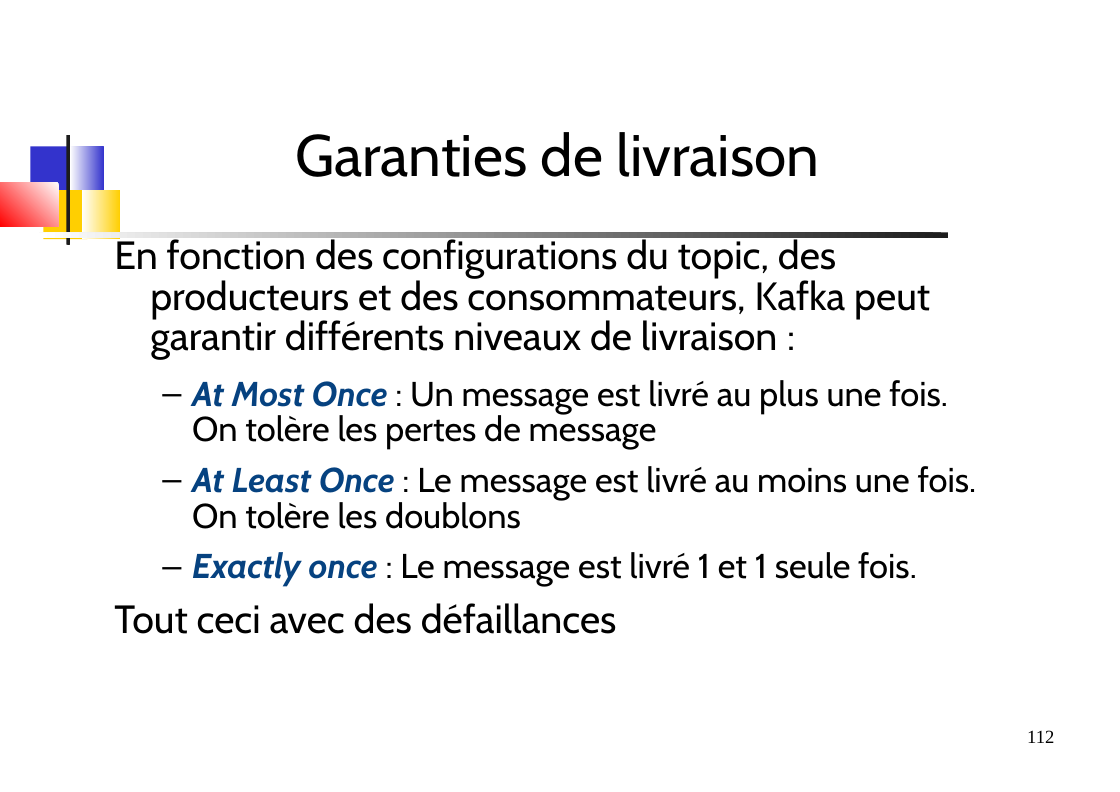
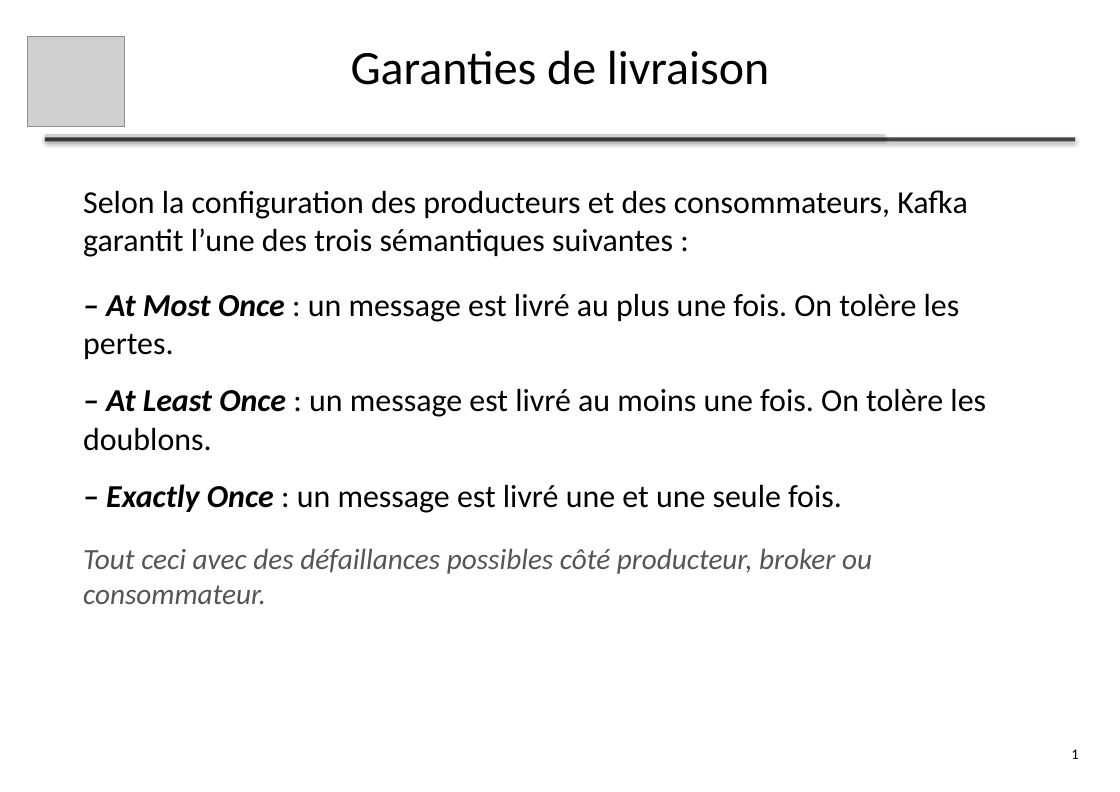
Before and after one commit to dthibau/kafka, a slide deck: slide 113 of KafkaAdmin.odp (slide 112 before the commit). Drawn at 1120x792 pixels with LibreOffice and Linux fonts; fonts in the diff are those of the drawing; grey boxes stand for pictures. Boxes give left, top, right and bottom in pixels: in the first picture for what was removed or moved away, otherwise in the second. Text is boxed around its words. In the diff, an @@ line names an element or a change of style, - is before the commit and + after.

```diff
--- a/KafkaAdmin.odp
+++ b/KafkaAdmin.odp
@@ picture added at (x1=28, y1=37, x2=125, y2=127) @@
@@ text "Garanties de livraison" moved from (x1=295, y1=132, x2=819, y2=177) to (x1=351, y1=50, x2=769, y2=85) @@
@@ text "Garanties de livraison" at (x1=351, y1=50, x2=769, y2=85): size 44 to 36 pt, font Cabin to Calibri; line spacing 0.96 to 1; vertical alignment middle to top @@
@@ rectangle added at (x1=45, y1=137, x2=1076, y2=141), fill #444444 @@
@@ rectangle added at (x1=45, y1=134, x2=885, y2=137), fill #CFCFCF @@
@@ text at (x1=83, y1=190, x2=986, y2=604): text changed; size 25.9 to 24 pt; font Cabin to Calibri @@
-En fonction des configurations du topic, des producteurs et des consommateurs, Kafka peut garantir différents niveaux de livraison :
-  – At Most Once : Un message est livré au plus une fois. On tolère les pertes de message
-  – At Least Once : Le message est livré au moins une fois. On tolère les doublons
-  – Exactly once : Le message est livré 1 et 1 seule fois.
-Tout ceci avec des défaillances
+Selon la configuration des producteurs et des consommateurs, Kafka garantit l’une des trois sémantiques suivantes :
+– At Most Once : un message est livré au plus une fois. On tolère les pertes.
+– At Least Once : un message est livré au moins une fois. On tolère les doublons.
+– Exactly Once : un message est livré une et une seule fois.
+Tout ceci avec des défaillances possibles côté producteur, broker ou consommateur.
@@ group removed at (x1=0, y1=135, x2=949, y2=245): 5 freeform shapes, 2 rounded rectangles @@
@@ page number removed at (x1=1027, y1=730, x2=1054, y2=743) @@
-112
@@ text added at (x1=1071, y1=749, x2=1078, y2=759), 11 pt, text #000000 @@
+1
```
Also in this commit, not shown: 55 other slides changed, 98 slides added, 73 slides removed, 23 other files.
